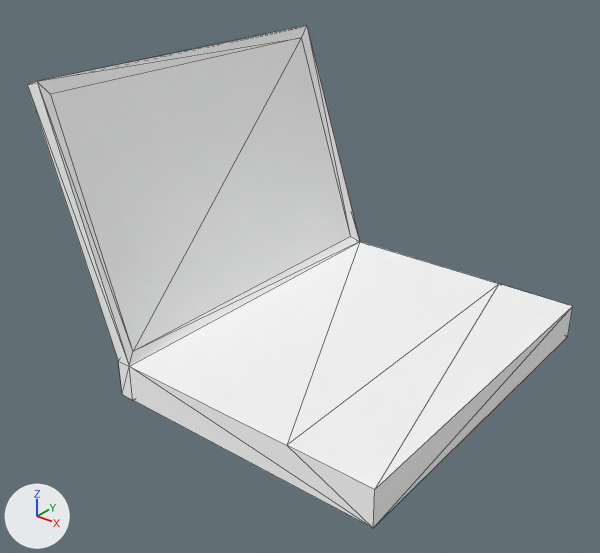
One commit to the glTF model static/resources/models/laptop/laptop.glb: the scene before it, then after it.
Before and after are seen from a camera (50 mm lens) standing at (2.81, -3.87, 3.12) and looking at (-0.33, 0.05, 0.68). Lighting does not change. The marker at lower left points along +X, +Y and +Z. Mesh edges are drawn as thin lines. Where no turn or scale is listed for an object, it has been applied to the vertices.

The older version as bpy lines, for what is in view:
```python
mat_material_001 = principled_material('Material.001')
mat_material_001.base_color = (1.0, 1.0, 1.0)  # white #ffffff
mat_material_001.metallic = 1.0
mat_material_001.roughness = 1.0
me_cube_002 = bpy.data.meshes.new('Cube.002')
me_cube_002.from_pydata(...)  # 22 vertices, 40 faces; spans x -1.58..1.0, y -1.0..1.57, z 0.01..2.01
me_cube_002.materials.append(mat_material_001)  # white #ffffff
ob_cube = bpy.data.objects.new('Cube', me_cube_002)
ob_cube.location = (0.0, 0.0, 0.0)
```
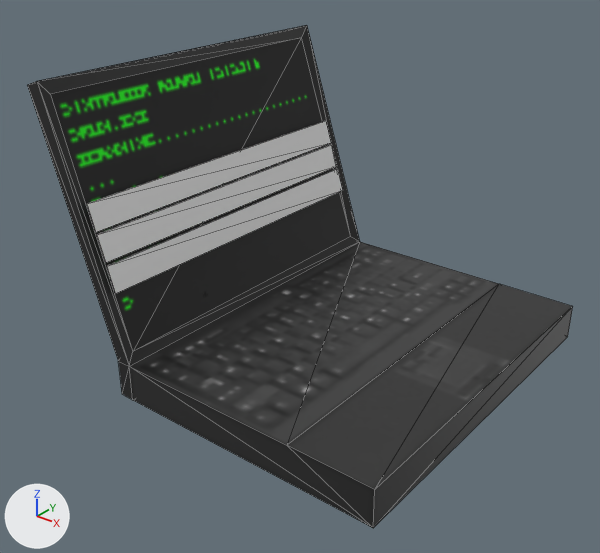
Location of each change, [x1, y1, x2, y2] in pixels of the pictures (600 x 553 px):
'Cube', recoloured, surface changed (white to black)
    both: [27, 25, 573, 528]
'Plane', added
    after: [87, 121, 331, 232]
'Plane.001', added
    after: [97, 145, 337, 263]
'Plane.002', added
    after: [107, 169, 343, 294]

The change, as a list of edits to the scene's bpy script:
```text
Change mat_material_001:
    mat_material_001.metallic: 1.0 -> 0.0
    mat_material_001.roughness: 1.0 -> 0.5
    mat_material_001.base_color: (1.0, 1.0, 1.0) -> (0.8, 0.8, 0.8)  # white #ffffff -> white #e7e7e7
Add mat_material:
    mat_material = principled_material('Material')
    mat_material.base_color = (0.8, 0.8, 0.8)  # white #e7e7e7
Change me_cube_002:
    where me_cube_002.from_pydata(...)  # 22 vertices, 40 faces; spans x -1.58..1.0, y -1.0..1.57, z 0.01..2.01
    remove me_cube_002.materials.append(mat_material_001)  # white #ffffff
    add me_cube_002.materials.append(mat_material__laptop_png)  # picture img_laptop
Add me_plane_002:
    me_plane_002.from_pydata([(-0.03, -1.22, 0.09), (0.03, -1.22, -0.09), (-0.03, 1.22, 0.09), (0.03, 1.22, -0.09)], [], [(0, 1, 3), (0, 3, 2)])
    me_plane_002.materials.append(mat_material)  # white #e7e7e7
Add me_plane_001:
    me_plane_001.from_pydata([(-1.0, -1.0, 0.0), (1.0, -1.0, 0.0), (-1.0, 1.0, 0.0), (1.0, 1.0, 0.0)], [], [(0, 1, 3), (0, 3, 2)])
    me_plane_001.materials.append(mat_material_001)  # white #e7e7e7
Add ob_plane_002:
    ob_plane_002 = bpy.data.objects.new('Plane.002', me_plane_002)
    ob_plane_002.location = (-1.059, 0.275, 0.815)
Add ob_plane_001:
    ob_plane_001 = bpy.data.objects.new('Plane.001', me_plane_001)
    ob_plane_001.location = (-1.124, 0.275, 1.012)
    ob_plane_001.rotation_euler = (0.0, 1.249, 0.0)  # degrees (0, 72, 0)
    ob_plane_001.scale = (0.0923, 1.22, 0.865)
Add ob_plane:
    ob_plane = bpy.data.objects.new('Plane', me_plane_001)
    ob_plane.location = (-1.188, 0.275, 1.202)
    ob_plane.rotation_euler = (0.0, 1.249, 0.0)  # degrees (0, 72, 0)
    ob_plane.scale = (0.0923, 1.22, 0.865)
```
